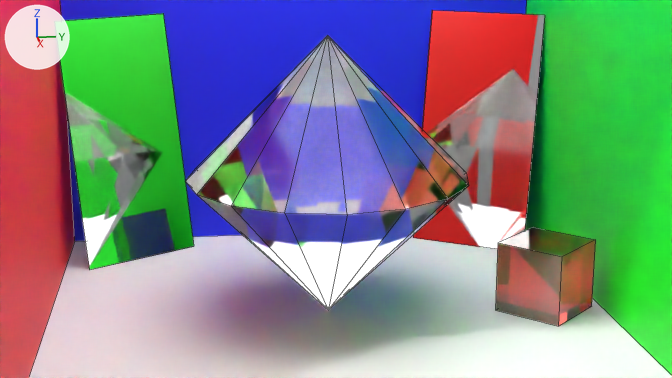
The Blender file resource/glass.blend: old version first, new version second.
One viewpoint serves both versions: the file's camera 'camera'. The lights are fixed; the arrows at upper left show +X, +Y and +Z. Mesh edges are drawn as thin lines.

The older version as bpy lines, for what is in view:
```python
me_cone = bpy.data.meshes.new('Cone')
me_cone.from_pydata(...)  # a UV sphere (16 segments, 2 rings, poles along z) spanning x -0.5..0.5, y -0.5..0.5, z -0.5..0.5
me_cone.materials.append(mat_glass)  # white #e7e7e7
me_cube_007 = bpy.data.meshes.new('Cube.007')
me_cube_007.from_pydata(...)  # 8 vertices, 6 faces; spans x -0.18..0.18, y -0.18..0.18, z -0.128..0.128
me_cube_007.materials.append(mat_ruby)  # red #ff5858
me_plane_001 = bpy.data.meshes.new('Plane.001')
me_plane_001.from_pydata([(0.061, 0.258, 0.492), (-0.21, -0.162, 0.492), (0.21, 0.162, -0.492), (-0.061, -0.258, -0.492), (0.06, 0.259, 0.492), (-0.211, -0.162, 0.492), (0.209, 0.163, -0.492), (-0.061, -0.258, -0.492)], [], [(0, 1, 3, 2), (4, 6, 7, 5)])
me_plane_001.materials.append(mat_mirror)  # white #e7e7e7
ob_artifact = bpy.data.objects.new('artifact', me_cone)
ob_artifact.location = (0.0, 0.0, 0.5)
ob_mirror_001 = bpy.data.objects.new('mirror.001', me_plane_001)
ob_mirror_001.location = (-0.789, 0.74, 0.495)
ob_smallcube = bpy.data.objects.new('smallCube', me_cube_007)
ob_smallcube.location = (0.08, 0.786, 0.128)
# also in view: 'right' at (0.0, 1.0, 1.0); 'left' at (0.0, -1.0, 1.0); 'back' at (-1.0, 0.0, 1.0); 'floor' at (0.0, 0.0, 0.0); 'mirror' at (-0.79, -0.74, 0.49)
```
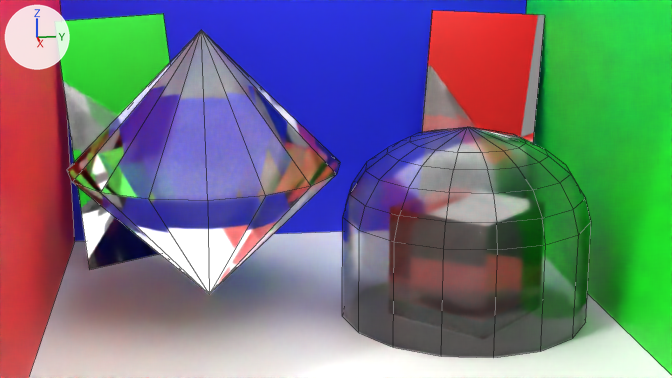
Commit message: New glass scene

What differs and where, as boxes (x1, y1, x2, y2) in the pictures (672 x 378 px):
```json
{"object": "artifact", "change": "moved", "before": [185, 35, 469, 310], "after": [67, 30, 340, 294]}
{"object": "dome", "change": "added", "after": [342, 127, 591, 358]}
{"object": "smallCube", "change": "moved, rescaled", "before": [496, 228, 596, 326], "on screen": "not visible afterwards"}
```

Edits to the scene script, one JSON object a line:
```json
{"op": "add", "block": "me_circle", "code": ["me_circle = bpy.data.meshes.new('Circle')", "me_circle.from_pydata(...)  # 112 vertices, 96 faces; spans x -1.0..1.0, y -1.0..1.0, z 0.0..1.55", "me_circle.polygons.foreach_set('use_smooth', [True] * 96)", "me_circle.materials.append(mat_glass)  # white #e7e7e7"]}
{"op": "set", "path": "ob_artifact.location", "old": "(0.0, 0.0, 0.5)", "new": "(-0.226, -0.426, 0.5)"}
{"op": "set", "path": "ob_smallcube.location", "old": "(0.08, 0.786, 0.128)", "new": "(0.063, 0.495, 0.2)"}
{"op": "set", "path": "ob_smallcube.scale", "old": "(1.0, 1.0, 1.0)", "new": "(1.56, 1.56, 1.56)"}
{"op": "add", "block": "ob_dome", "code": ["ob_dome = bpy.data.objects.new('dome', me_circle)", "ob_dome.location = (0.066, 0.484, 0.0)", "ob_dome.scale = (0.44, 0.44, 0.44)", "_m = ob_dome.modifiers.new('Solidify', 'SOLIDIFY')", "_m.thickness = 0.03", "_m.offset = 1.0", "_m.use_rim = False"]}
```
